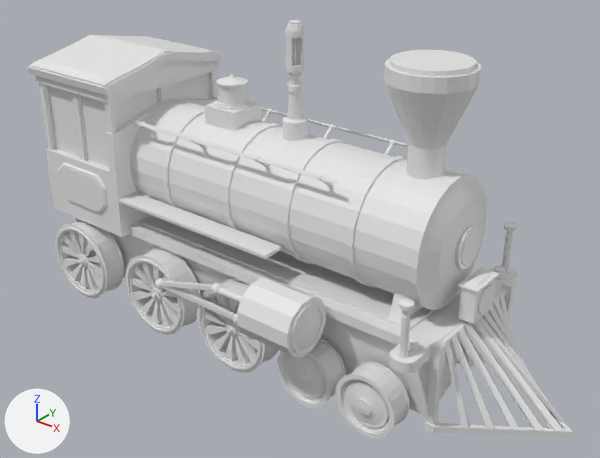
The OBJ model Train/scenes/Completed_Train.obj: old version first, new version second.
The view is the same before and after, from a 50 mm lens placed at (1795.0, -1482.0, 907.0), pointed at (630.0, -26.0, 4.0). The lights are fixed; the arrows at lower left show +X, +Y and +Z. Where no turn or scale is listed for an object, it has been applied to the vertices. Vertices at the same position are counted once.

The first picture shows 'Completed_Train'.
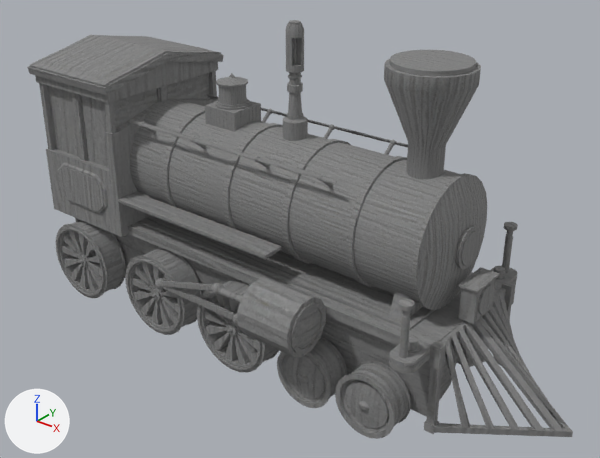
Edits to the bpy script that builds the scene:
```text
Add img_woodcolor_jpg:
    img_woodcolor_jpg = load_image('WoodColor.jpg', 'WoodColor.jpg', 2048, 2048, 'sRGB')
Add mat_lambert2sg:
    mat_lambert2sg = principled_material('lambert2SG')
    mat_lambert2sg.texture = img_woodcolor_jpg
    mat_lambert2sg.roughness = 1.0
Add mat_lambert4sg:
    mat_lambert4sg = principled_material('lambert4SG')
    mat_lambert4sg.texture = img_woodcolor_jpg
    mat_lambert4sg.roughness = 1.0
Add mat_lambert6sg:
    mat_lambert6sg = principled_material('lambert6SG')
    mat_lambert6sg.texture = img_woodcolor_jpg
    mat_lambert6sg.roughness = 1.0
Add mat_lambert3sg:
    mat_lambert3sg = principled_material('lambert3SG')
    mat_lambert3sg.texture = img_woodcolor_jpg
    mat_lambert3sg.roughness = 1.0
Add mat_lambert5sg:
    mat_lambert5sg = principled_material('lambert5SG')
    mat_lambert5sg.texture = img_woodcolor_jpg
    mat_lambert5sg.roughness = 1.0
Change me_completed_train:
    where me_completed_train.from_pydata(...)  # 14062 vertices, 14623 faces; spans x -165.0..1364.0, y -325.0..325.0, z -336.0..507.0
    used by ob_completed_train; location = (0.0, 0.0, 0.0)
    me_completed_train part 1: 3512 vertices moved from x -132.0..1052.0, y -229.0..229.0, z -336.0..-105.0 to x -132.0..1052.0, y -221.0..221.0, z -336.0..-105.0; 288 vertices removed from x -127.0..676.0, y -163.0..163.0, z -330.0..-110.0; 288 vertices added at x -122.0..671.0, y -158.0..158.0, z -325.0..-115.0
    me_completed_train part 2: 8485 kept faces spanning x -132.0..1052.0, y -272.0..272.0, z -336.0..-73.0 get new texture (UV) coordinates
    me_completed_train part 3: 1826 faces spanning x -165.0..1133.0, y -325.0..325.0, z -178.0..352.0 switch from no material to mat_lambert6sg (picture img_woodcolor_jpg)
    me_completed_train part 4: 1504 faces spanning x -155.0..1133.0, y -325.0..325.0, z -178.0..333.0 switch from no material to mat_lambert5sg (picture img_woodcolor_jpg)
    me_completed_train part 5: 4566 faces spanning x -160.0..1364.0, y -253.0..253.0, z -336.0..507.0 switch from no material to mat_lambert4sg (picture img_woodcolor_jpg)
    me_completed_train part 6: 5975 faces spanning x -160.0..1364.0, y -255.0..255.0, z -336.0..507.0 switch from no material to mat_lambert3sg (picture img_woodcolor_jpg)
    add me_completed_train.materials.append(mat_lambert2sg)  # picture img_woodcolor_jpg
```

Boxes (x1, y1, x2, y2) around the edits, measured in the pictures (600 x 458 px; the box of a moved part takes in the faces that stretch with it):
part 1 of me_completed_train, moved or reshaped: before (61, 219, 409, 426); after (61, 220, 411, 426)
part 2 of me_completed_train, surface changed: (57, 224, 395, 434) in both
part 3 of me_completed_train, recoloured: (58, 73, 518, 357) in both
part 4 of me_completed_train, recoloured (white to grey): (47, 73, 517, 358) in both
part 5 of me_completed_train, recoloured (white to grey): (29, 20, 573, 439) in both
part 6 of me_completed_train, recoloured: (27, 22, 573, 437) in both
